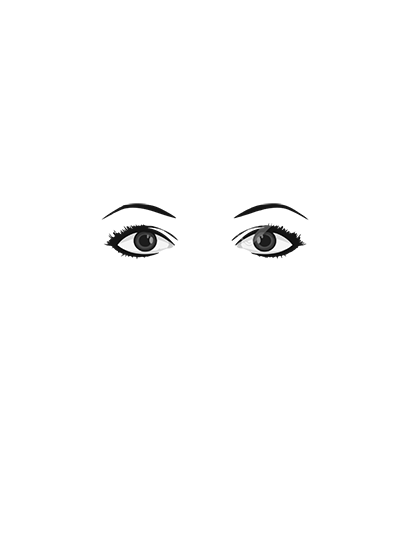
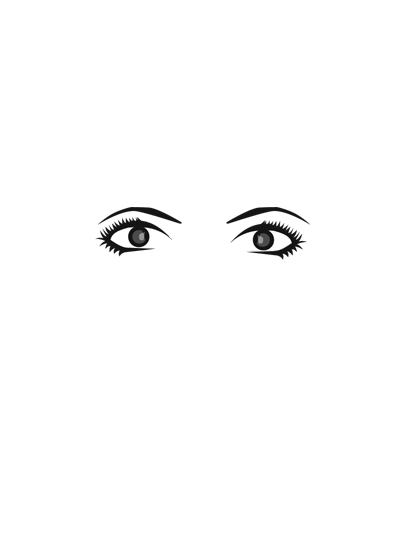
Revision of a layered w=400, h=560 image; what changed, layer by layer:
added layer "Layer 2" above "Layer 1" over 95, 207, 310, 260
hid "<Group>" (3rd of 7, in "Layer 1") over 101, 203, 309, 260
